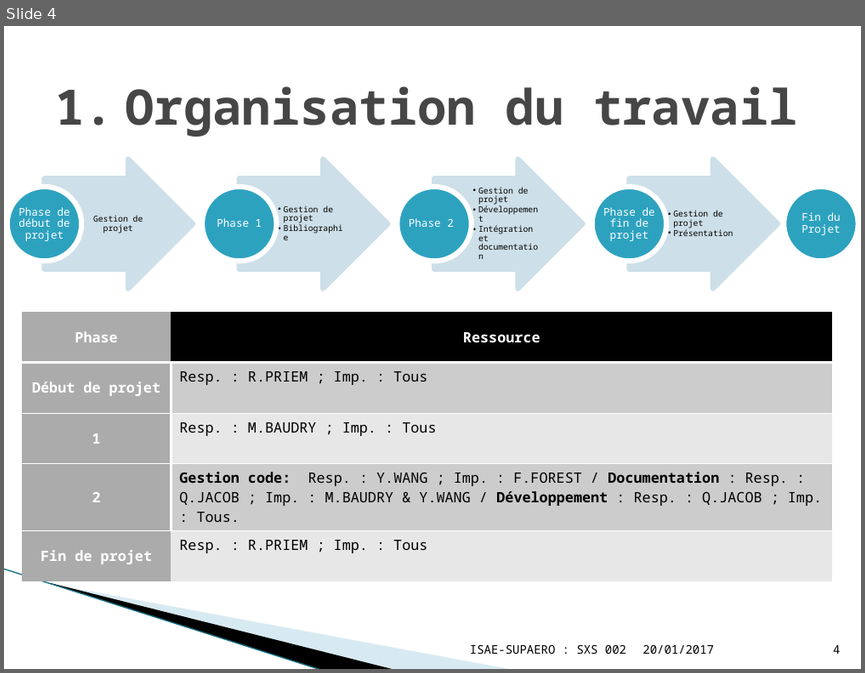
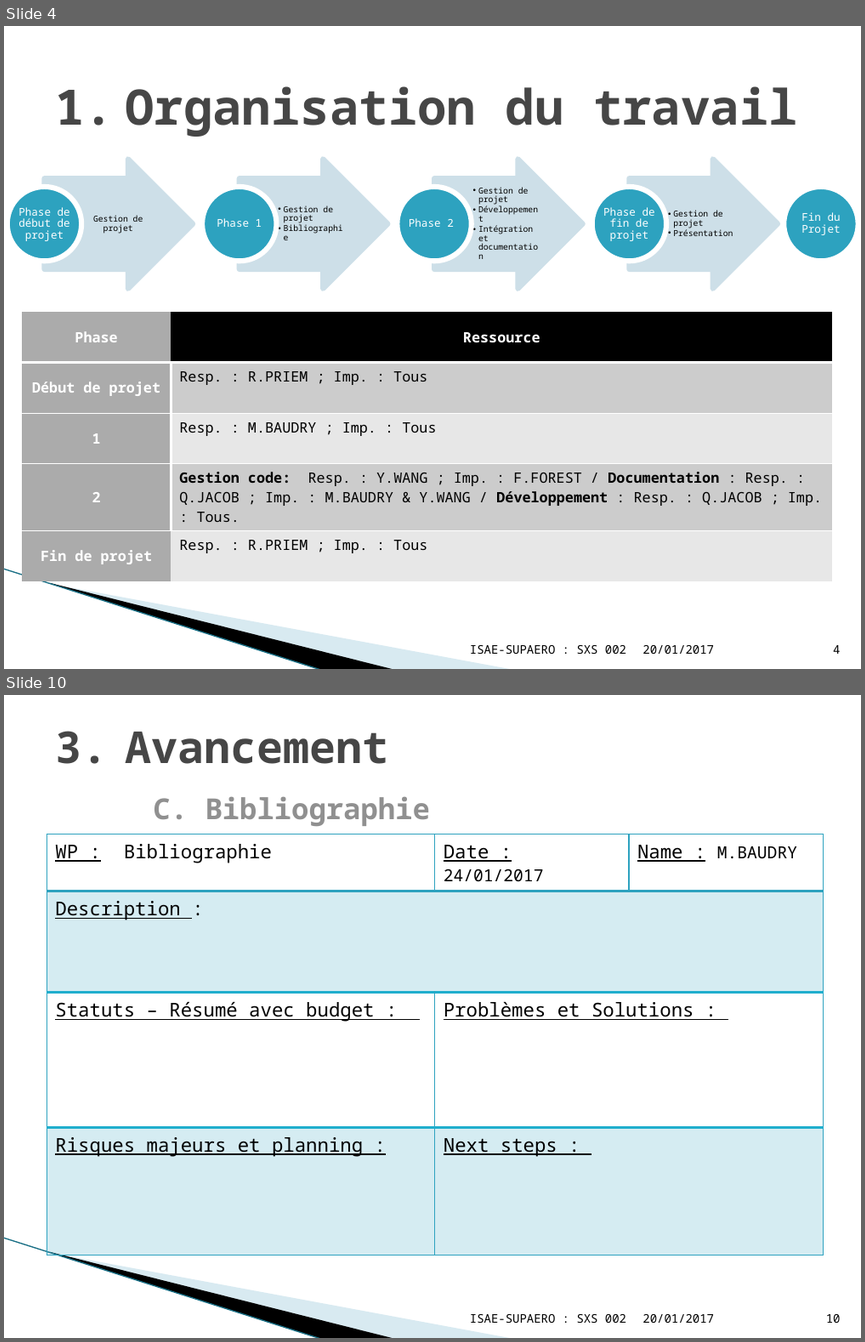
Before and after one commit to YuanxiangFranck/PIE_ISAE_Essais_Vol, a slide deck: gestion_projet/Project_Review03022017.pptx. Shown one above the other, each under a label of ours: slide 4 before the commit, slides 4 and 10 after it; the slides between them are not shown. The pictures are 865x673 and 865x1342 pixels, drawn with LibreOffice and Linux fonts; fonts in the diff are those of the drawing; background and template pictures are left out. Boxes give left, top, right and bottom in pixels: in the first picture for what was removed or moved away, otherwise in the second. Text is boxed around its words. In the diff, an @@ line names an element or a change of style, - is before the commit and + after.

```diff
--- a/gestion_projet/Project_Review03022017.pptx
+++ b/gestion_projet/Project_Review03022017.pptx
@@ slide 10 added at box(4, 695, 861, 1338), background #FFFFFF; not listed: 3 template elements that a slide beside it also shows @@
@@ title added at box(125, 732, 431, 826), 24.3 pt, text #909090, bold @@
+3. Avancement
+   C. Bibliographie
@@ table added at box(46, 834, 823, 1231), 4 rows, 3 columns @@
+WP : Bibliographie | Date : 24/01/2017 | Name : M.BAUDRY
+Description : |  | 
+Statuts – Résumé avec budget : | Problèmes et Solutions : | 
+Risques majeurs et planning : | Next steps : | 
@@ text added at box(470, 1314, 626, 1322), 10 pt, text #000000 @@
+ISAE-SUPAERO : SXS 002
@@ text added at box(642, 1314, 714, 1322), 10 pt, text #000000 @@
+20/01/2017
@@ page number added at box(826, 1314, 840, 1322), 10 pt, text #000000 @@
+10
```
Also in this commit, not shown: 4 slides changed, 6 other slides added, 3 other files.
